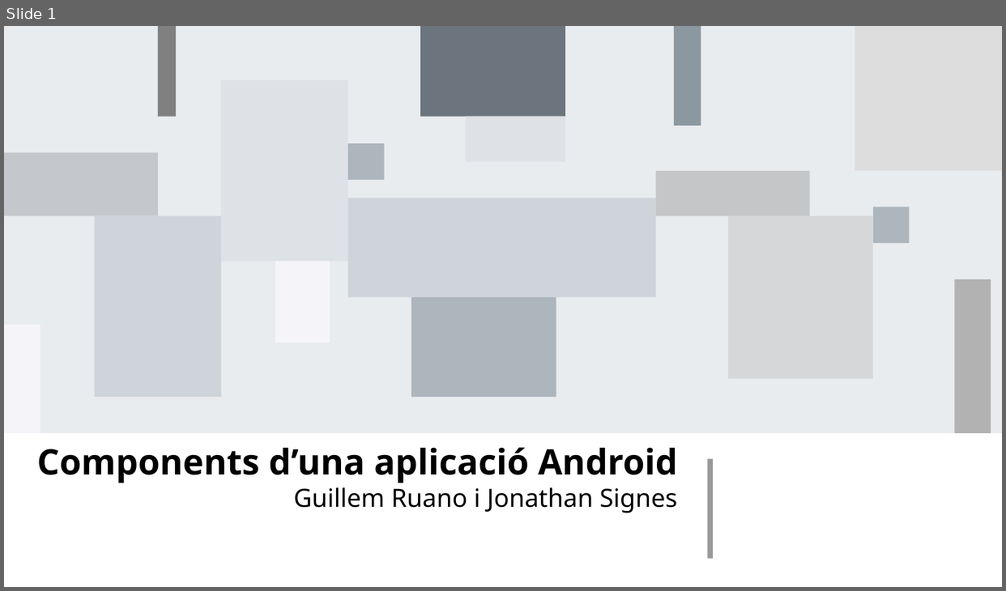
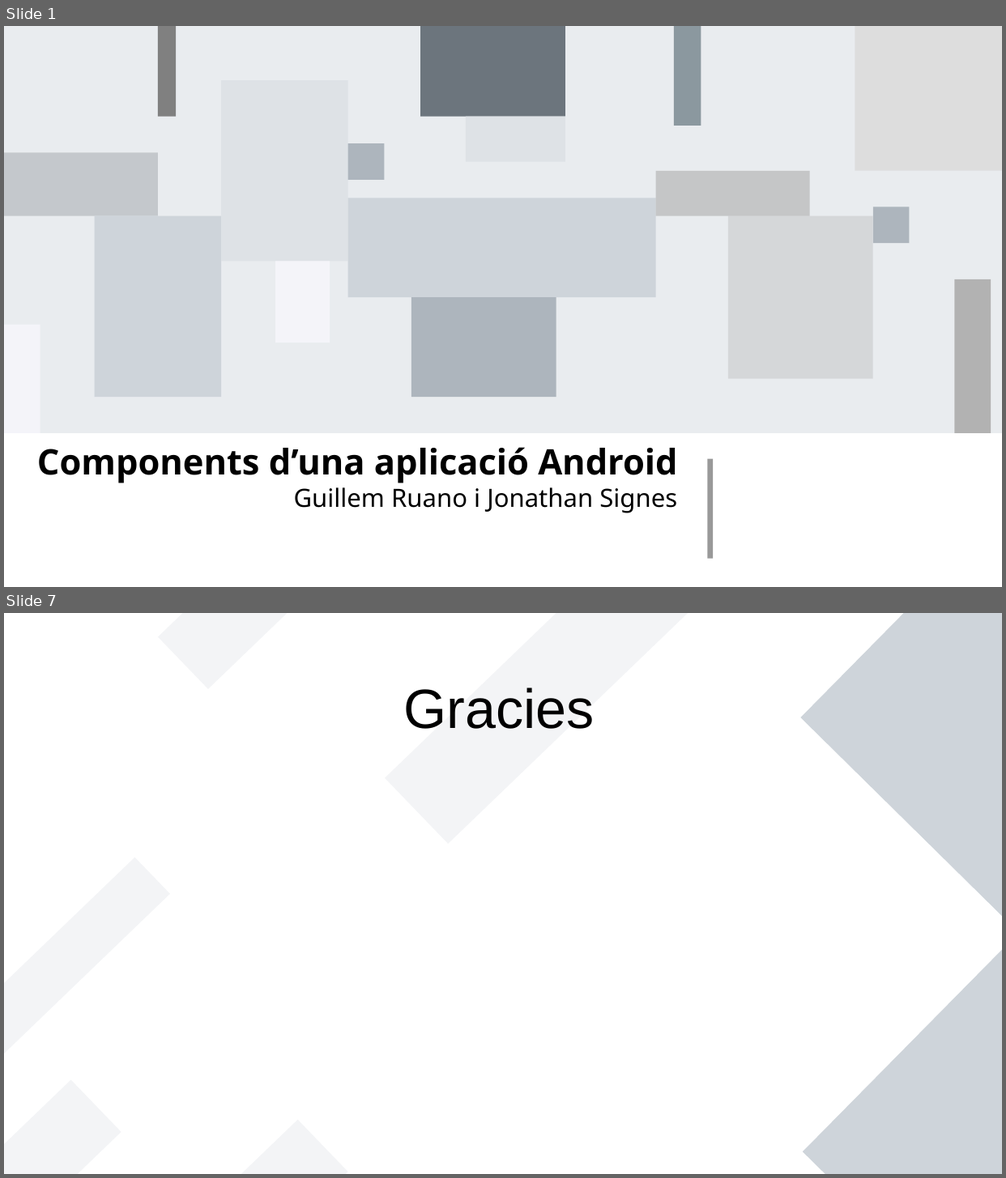
Before and after one commit to Paguita999/JonathanGuillem, a slide deck: Moviles/Activitat Les meues Apps/ComponentsAplicacióAndroid.odp. Shown one above the other, each under a label of ours: slide 1 before the commit, slides 1 and 7 after it; the slides between them are not shown. The pictures are 1006x591 and 1006x1178 pixels, drawn with LibreOffice and Linux fonts; fonts in the diff are those of the drawing. Boxes give left, top, right and bottom in pixels: in the first picture for what was removed or moved away, otherwise in the second. Text is boxed around its words. In the diff, an @@ line names an element or a change of style, - is before the commit and + after.

```diff
--- a/Moviles/Activitat Les meues Apps/ComponentsAplicacióAndroid.odp
+++ b/Moviles/Activitat Les meues Apps/ComponentsAplicacióAndroid.odp
@@ slide 7 added at (4,613,1002,1174), background #FFFFFF @@
@@ rectangle added at (158,613,393,689), fill #8D99AE at 10% opacity @@
@@ rectangle added at (385,613,695,844), fill #8D99AE at 10% opacity @@
@@ rectangle added at (801,613,1002,920), fill #CED4DA @@
@@ title added at (404,688,594,729), 44 pt, text #000000 @@
+Gracies
@@ rectangle added at (4,858,169,1071), fill #8D99AE at 10% opacity @@
@@ rectangle added at (803,948,1002,1174), fill #CED4DA @@
@@ rectangle added at (4,1080,121,1174), fill #8D99AE at 10% opacity @@
@@ rectangle added at (113,1120,348,1174), fill #8D99AE at 10% opacity @@
```
Also in this commit, not shown: 4 slides changed, 1 other slide added, 1 other file.
